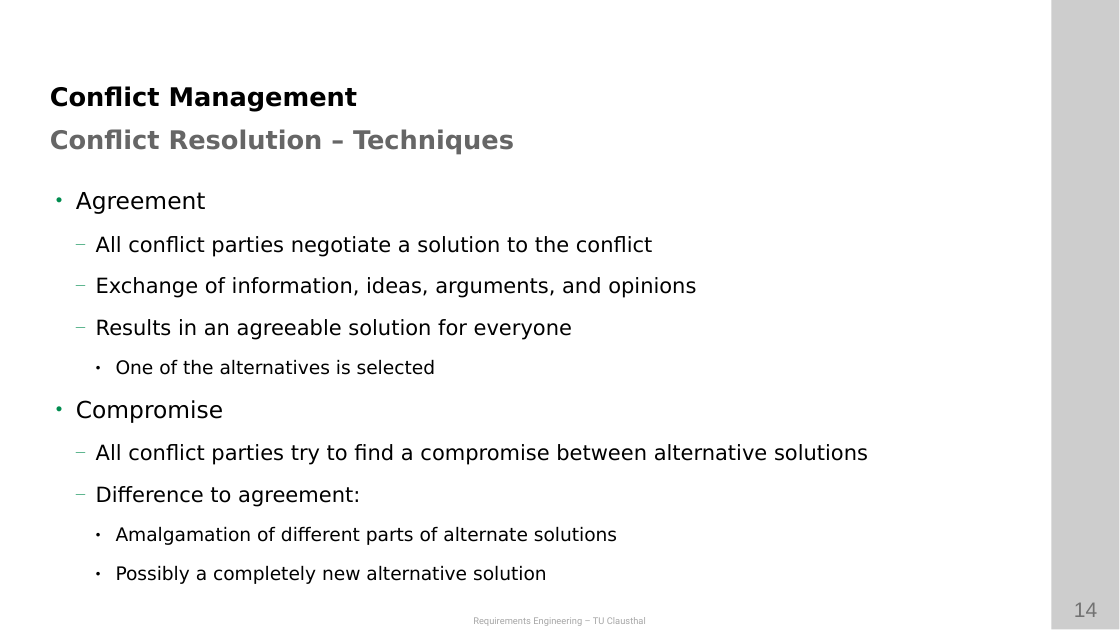
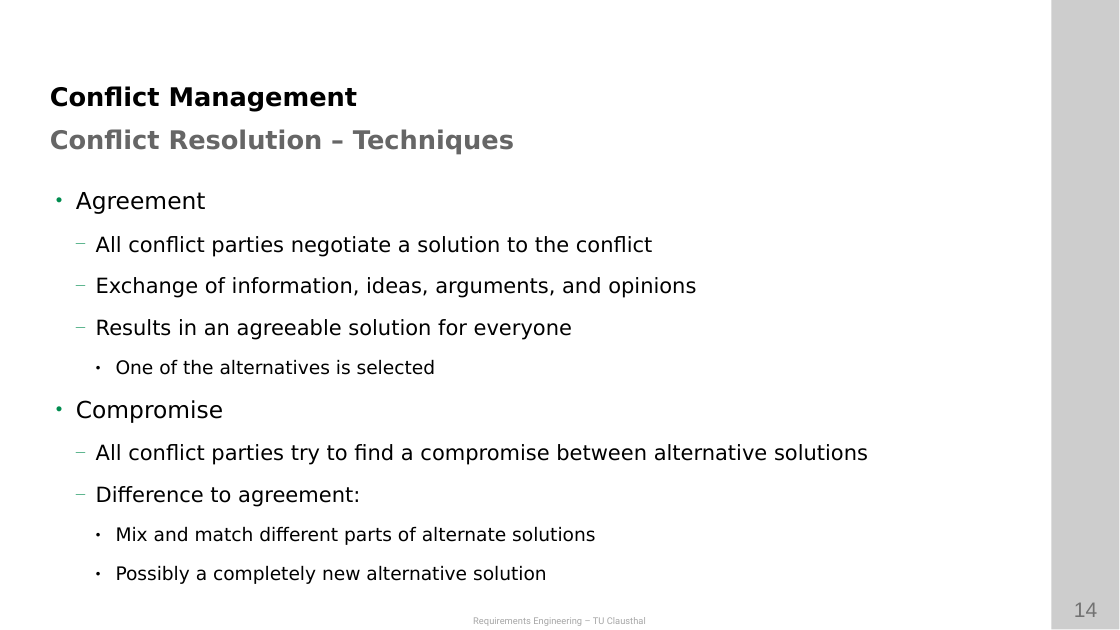
Before and after one commit to ETCE-LAB/teaching-material, a slide deck: slide 14 of Requirements-Engineering/RE-L05-Negotiation.pptx. Drawn at 1120x630 pixels with LibreOffice and Linux fonts; fonts in the diff are those of the drawing; background and template pictures are left out. Boxes give left, top, right and bottom in pixels: in the first picture for what was removed or moved away, otherwise in the second. Text is boxed around its words. In the diff, an @@ line names an element or a change of style, - is before the commit and + after.

```diff
--- a/Requirements-Engineering/RE-L05-Negotiation.pptx
+++ b/Requirements-Engineering/RE-L05-Negotiation.pptx
@@ text at <box>116,527,595,545</box>: text changed @@
-    ● Amalgamation of different parts of alternate solutions
+    ● Mix and match different parts of alternate solutions
```
Also in this commit, not shown: 1 other slide changed, 5 other files.
